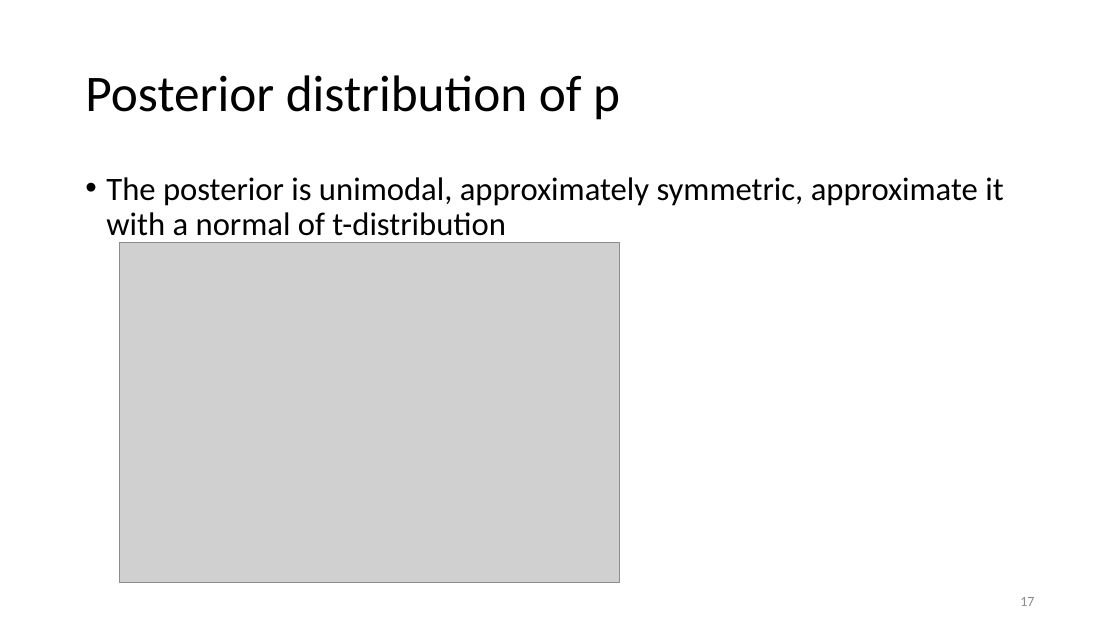
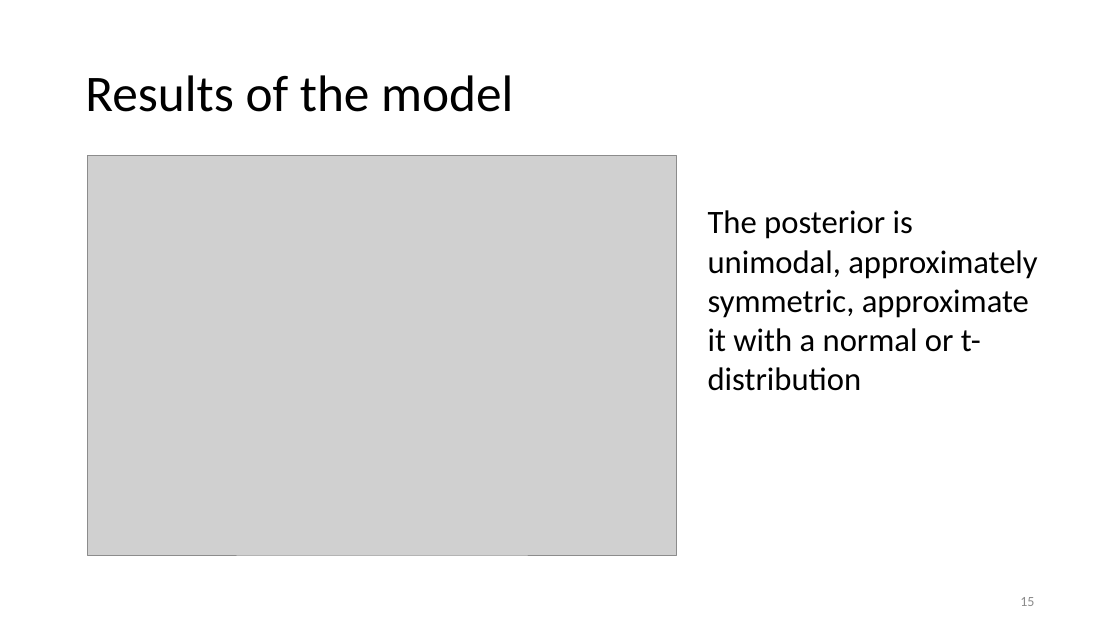
Before and after one commit to jamesbrownlow/BayesTutorialRjags, a slide deck: slide 15 of HamadaEx1.pptx (slide 17 before the commit). Drawn at 1120x630 pixels with LibreOffice and Linux fonts; fonts in the diff are those of the drawing; grey boxes stand for pictures. Boxes give left, top, right and bottom in pixels: in the first picture for what was removed or moved away, otherwise in the second. Text is boxed around its words. In the diff, an @@ line names an element or a change of style, - is before the commit and + after.

```diff
--- a/HamadaEx1.pptx
+++ b/HamadaEx1.pptx
@@ title at (x1=85, y1=75, x2=513, y2=112): text changed @@
-Posterior distribution of p
+Results of the model
@@ picture resized from (x1=119, y1=243, x2=620, y2=582) to (x1=87, y1=155, x2=676, y2=555) @@
@@ text at (x1=708, y1=210, x2=1037, y2=391): text changed @@
-• The posterior is unimodal, approximately symmetric, approximate it with a normal of t-distribution
+The posterior is unimodal, approximately symmetric, approximate it with a normal or t-distribution
@@ page number at (x1=1020, y1=597, x2=1034, y2=606): text changed @@
-17
+15
```
Also in this commit, not shown: 12 other slides changed, 8 slides added, 4 slides removed, 1 other file.
